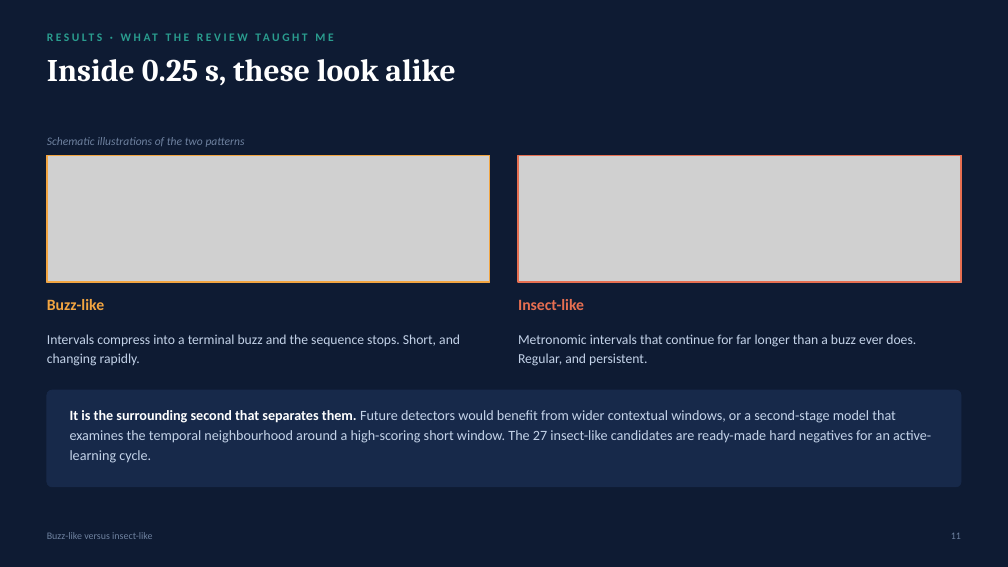
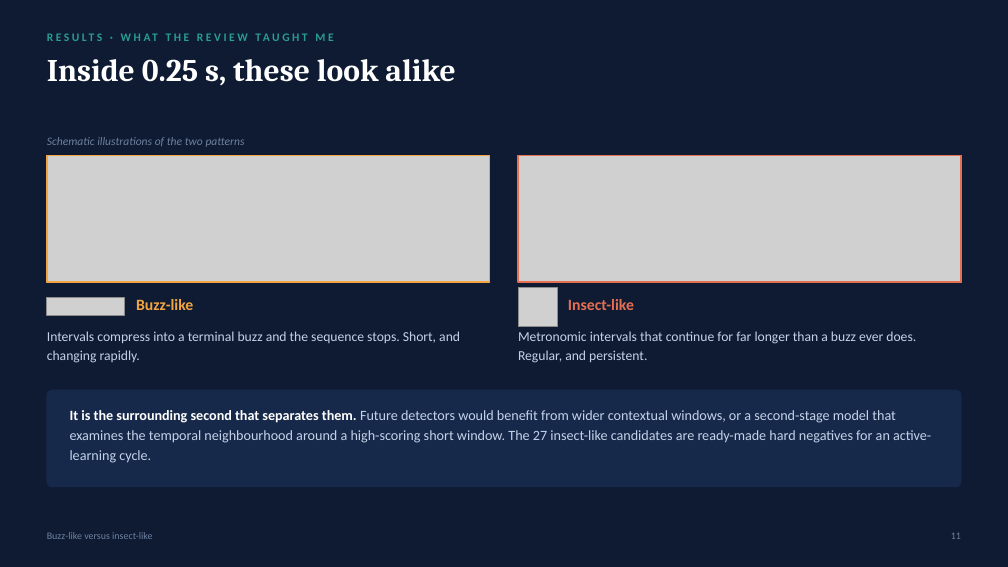
Before and after one commit to aoaoguo2003/valentown, a slide deck: slide 11 of docs/thesis-defence/WPNS1_defence_deck.pptx. Drawn at 1008x567 pixels with LibreOffice and Linux fonts; fonts in the diff are those of the drawing; grey boxes stand for pictures. Boxes give left, top, right and bottom in pixels: in the first picture for what was removed or moved away, otherwise in the second. Text is boxed around its words. In the diff, an @@ line names an element or a change of style, - is before the commit and + after.

```diff
--- a/docs/thesis-defence/WPNS1_defence_deck.pptx
+++ b/docs/thesis-defence/WPNS1_defence_deck.pptx
@@ picture added at <box>47,298,124,315</box> @@
@@ text "Buzz-like": place and size @@
-text "Buzz-like" at <box>47,299,104,310</box>
+text "Buzz-like" at <box>136,299,193,310</box>
@@ picture added at <box>518,287,557,327</box> @@
@@ text "Insect-like": place and size @@
-text "Insect-like" at <box>518,299,584,310</box>
+text "Insect-like" at <box>568,299,634,310</box>
@@ text "Intervals compress into a terminal ..." at <box>47,331,460,363</box>: vertical alignment middle to top @@
@@ text "Metronomic intervals that continue for ..." at <box>518,331,916,363</box>: vertical alignment middle to top @@
```
Also in this commit, not shown: 4 other slides changed, 18 other files.
